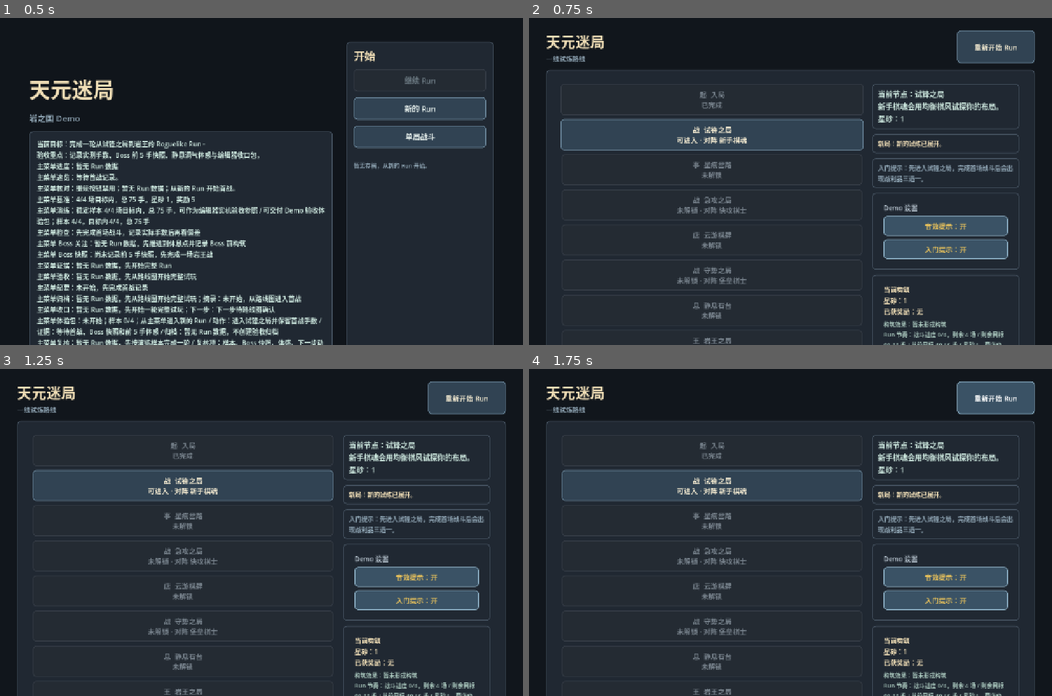
Above: before the commit, frames 1-4 (two rows, left to right).
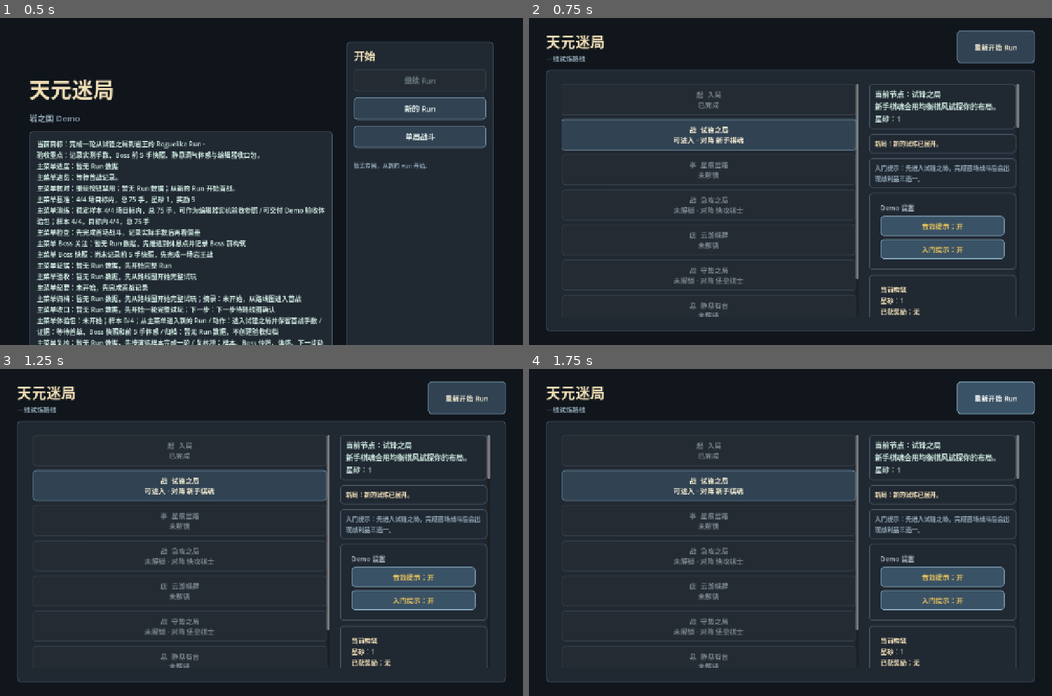
Above: after the commit, the same moments.

Repository: eason522/game
Game: Godot game, scene res://scenes/ui/MainMenu.tscn
The game is run twice, just before and just after one commit, with the same random seed, the same clock (stepped at 60 frames per second) and the same inputs.
Inputs:
- Up to frame 1 (0.5 s): no input
- Up to frame 2 (0.75 s): click "新的 Run" at 0.5 s
- Up to frame 3 (1.25 s): no input
- Up to frame 4 (1.75 s): click "重新开始 Run" at 1.25 s

Frame 1 is identical in both runs. In frame 2, 5.3% of the frame differs, in the area x 3-97%, y 20-100%; in frame 3, 5.3%; in frame 4, 5.3%.

Commit message:
修正路线图滚动布局
本轮为路线图左侧节点列表和右侧构筑/验收长信息分别接入滚动容器，修复窗口较矮时内容显示不完整且无法滚动的问题。补充路线图滚动冒烟测试，并同步 README 与 DEVELOPMENT_PLAN.md。

Diff:
--- a/scripts/roguelike/RunMapScene.gd
+++ b/scripts/roguelike/RunMapScene.gd
@@ -29,6 +29,8 @@
 var route_guide_label: Label
 var reward_label: Label
 var build_summary_label: Label
+var route_scroll: ScrollContainer
+var side_scroll: ScrollContainer
 var sound_toggle_button: Button
 var hints_toggle_button: Button
 var tone_player
@@ -218,19 +220,33 @@
 
 	var content := HBoxContainer.new()
 	content.add_theme_constant_override("separation", 24)
+	content.size_flags_vertical = Control.SIZE_EXPAND_FILL
 	content_margin.add_child(content)
 
+	route_scroll = ScrollContainer.new()
+	route_scroll.custom_minimum_size = Vector2(640, 0)
+	route_scroll.size_flags_horizontal = Control.SIZE_EXPAND_FILL
+	route_scroll.size_flags_vertical = Control.SIZE_EXPAND_FILL
+	route_scroll.horizontal_scroll_mode = ScrollContainer.SCROLL_MODE_DISABLED
+	content.add_child(route_scroll)
+
 	node_list = VBoxContainer.new()
-	node_list.custom_minimum_size = Vector2(640, 0)
 	node_list.size_flags_horizontal = Control.SIZE_EXPAND_FILL
 	node_list.size_flags_vertical = Control.SIZE_EXPAND_FILL
 	node_list.add_theme_constant_override("separation", 10)
-	content.add_child(node_list)
+	route_scroll.add_child(node_list)
+
+	side_scroll = ScrollContainer.new()
+	side_scroll.custom_minimum_size = Vector2(360, 0)
+	side_scroll.size_flags_vertical = Control.SIZE_EXPAND_FILL
+	side_scroll.horizontal_scroll_mode = ScrollContainer.SCROLL_MODE_DISABLED
+	content.add_child(side_scroll)
 
 	var side := VBoxContainer.new()
 	side.custom_minimum_size = Vector2(360, 0)
+	side.size_flags_horizontal = Control.SIZE_EXPAND_FILL
 	side.add_theme_constant_override("separation", 12)
-	content.add_child(side)
+	side_scroll.add_child(side)
 
 	status_label = Label.new()
 	status_label.autowrap_mode = TextServer.AUTOWRAP_WORD_SMART
--- a/tests/run_map_feedback_smoke.gd
+++ b/tests/run_map_feedback_smoke.gd
@@ -27,6 +27,17 @@
 		failures.append("run map feedback: expected tone player to exist")
 	elif scene.tone_player.last_tone_kind != "run_start":
 		failures.append("run map feedback: expected initial run feedback to trigger a run-start tone")
+
+	if scene.route_scroll == null or scene.node_list == null or scene.node_list.get_parent() != scene.route_scroll:
+		failures.append("run map feedback: expected route nodes to live inside a scroll container")
+
+	if scene.side_scroll == null or scene.build_summary_label == null or not scene.side_scroll.is_ancestor_of(scene.build_summary_label):
+		failures.append("run map feedback: expected right-side build summary to live inside a scroll container")
+
+	await process_frame
+
+	if scene.side_scroll != null and scene.side_scroll.get_v_scroll_bar().max_value <= scene.side_scroll.size.y:
+		failures.append("run map feedback: expected side scroll to expose overflowing build summary")
 
 	if scene.build_summary_label == null or not scene.build_summary_label.text.contains("Run 节奏"):
 		failures.append("run map feedback: expected build panel to show run pacing")
Not shown, changed: DEVELOPMENT_PLAN.md
Not shown, changed: README.md
